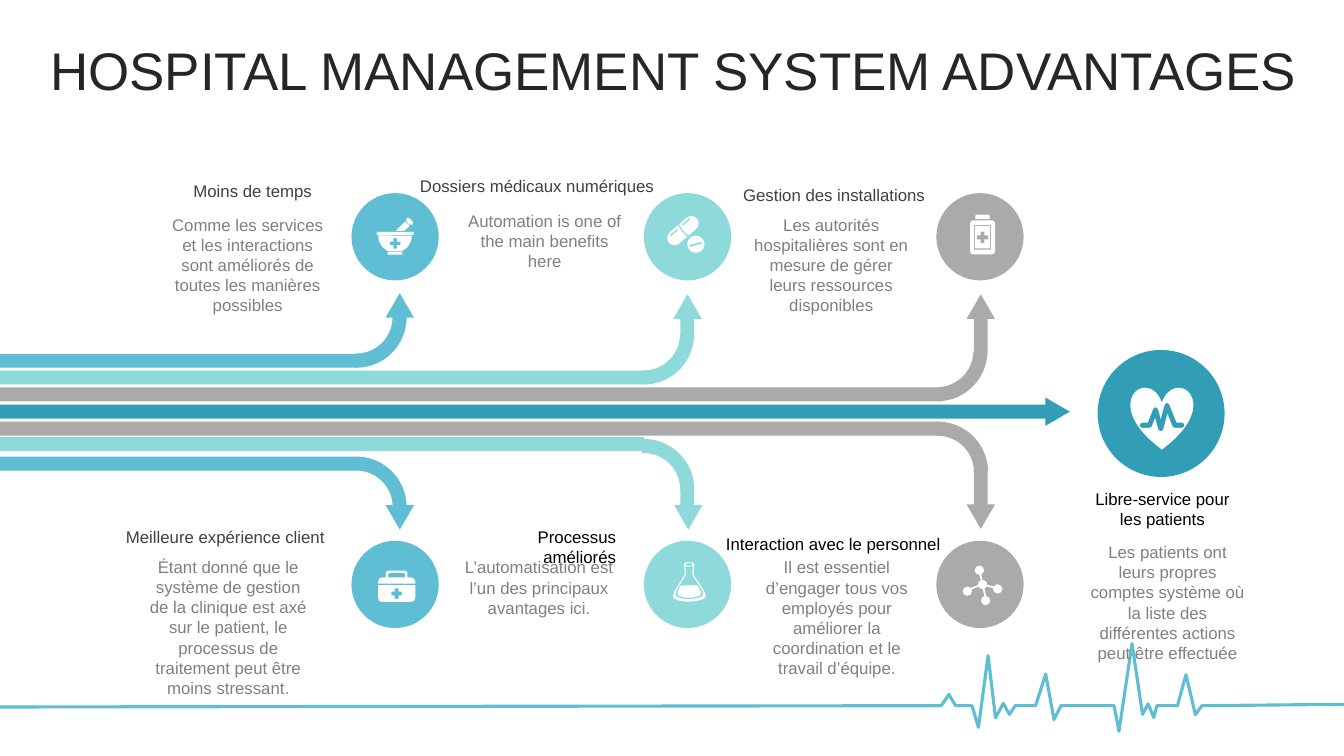
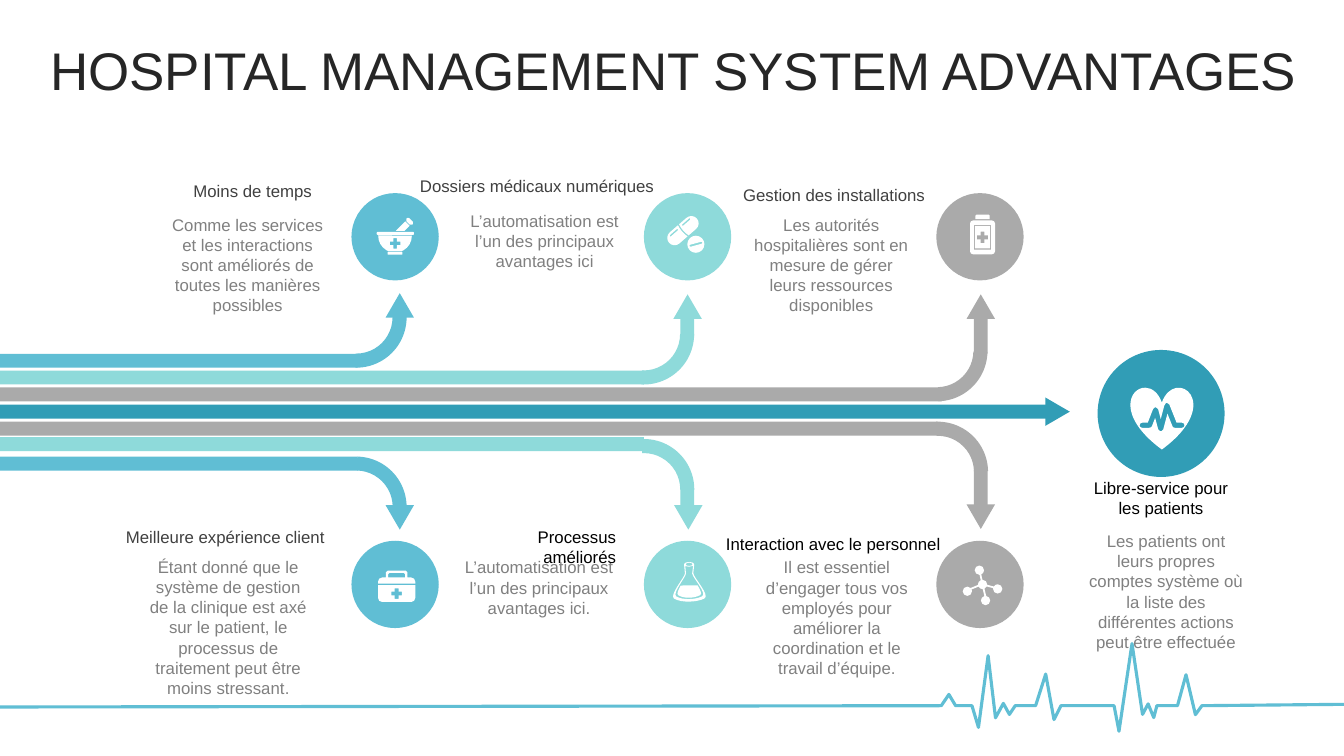
Before and after one commit to hmz273/hopital, a slide deck: slide 4 of presentation.pptx. Drawn at 1344x756 pixels with LibreOffice and Linux fonts; fonts in the diff are those of the drawing. Boxes give left, top, right and bottom in pixels: in the first picture for what was removed or moved away, otherwise in the second. Text is boxed around its words. In the diff, an @@ line names an element or a change of style, - is before the commit and + after.

Commit message:
new

```diff
--- a/presentation.pptx
+++ b/presentation.pptx
@@ text at bbox=[470, 215, 618, 271]: text changed @@
-Automation is one of the main benefits here
+L’automatisation est l’un des principaux avantages ici
@@ text "Libre-service pour les patients": place and size @@
-text "Libre-service pour les patients" at bbox=[1095, 493, 1230, 529]
+text "Libre-service pour les patients" at bbox=[1094, 482, 1228, 518]
@@ text "Les patients ont leurs propres ...": place and size @@
-text "Les patients ont leurs propres ..." at bbox=[1091, 546, 1245, 663]
+text "Les patients ont leurs propres ..." at bbox=[1089, 535, 1243, 652]
```
Also in this commit, not shown: 1 slide added, 1 slide removed.
